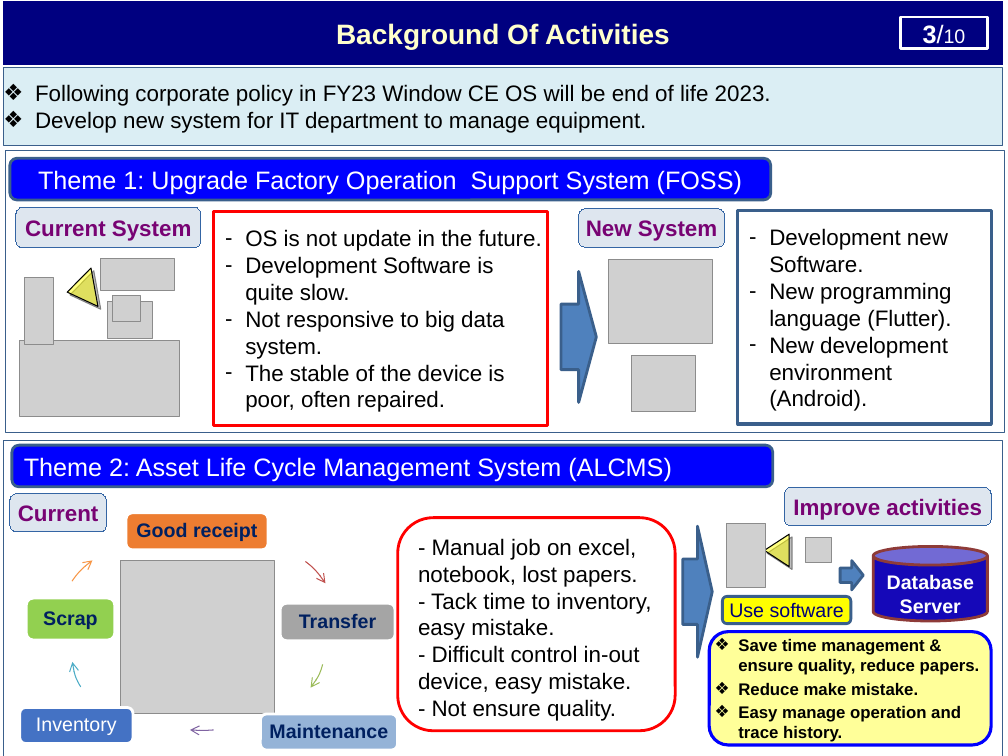
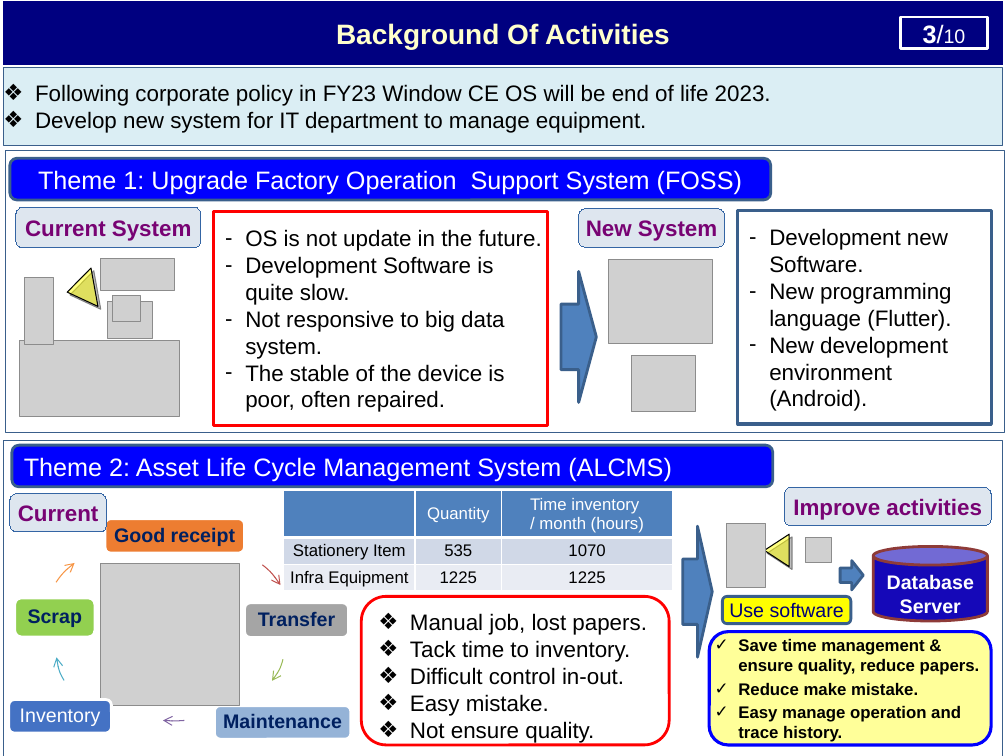
Before and after one commit to thietbicongnghevietnam/ReportPSNV, a slide deck: slide 4 of Report_test.pptx (slide 6 before the commit). Drawn at 1008x756 pixels with LibreOffice and Linux fonts; fonts in the diff are those of the drawing; grey boxes stand for pictures. Boxes give left, top, right and bottom in pixels: in the first picture for what was removed or moved away, otherwise in the second. Text is boxed around its words. In the diff, an @@ line names an element or a change of style, - is before the commit and + after.

```diff
--- a/Report_test.pptx
+++ b/Report_test.pptx
@@ table added at bbox=[284, 491, 673, 592], 3 rows, 3 columns @@
+ | Quantity | Time inventory / / month (hours)
+Stationery Item | 535 | 1070
+Infra Equipment | 1225 | 1225
@@ rounded rectangle "Good receipt": place and size @@
-rounded rectangle "Good receipt" at bbox=[126, 513, 268, 550]
+rounded rectangle "Good receipt" at bbox=[105, 519, 244, 553]
@@ freeform shape: place and size @@
-freeform shape at bbox=[53, 548, 204, 736]
+freeform shape at bbox=[39, 552, 175, 727]
@@ picture: place and size @@
-picture at bbox=[121, 560, 274, 714]
+picture at bbox=[101, 563, 240, 706]
@@ freeform shape: place and size @@
-freeform shape at bbox=[196, 549, 343, 745]
+freeform shape at bbox=[163, 553, 296, 736]
@@ rounded rectangle "Scrap": place and size @@
-rounded rectangle "Scrap" at bbox=[26, 598, 115, 640]
+rounded rectangle "Scrap" at bbox=[15, 598, 96, 637]
@@ freeform shape: place and size @@
-freeform shape at bbox=[73, 592, 234, 723]
+freeform shape at bbox=[56, 592, 203, 714]
@@ freeform shape: place and size @@
-freeform shape at bbox=[166, 569, 335, 725]
+freeform shape at bbox=[141, 571, 295, 715]
@@ rounded rectangle "Manual job, lost papers.": place and size @@
-rounded rectangle "Manual job, lost papers." at bbox=[398, 518, 675, 731]
+rounded rectangle "Manual job, lost papers." at bbox=[361, 597, 668, 745]
@@ freeform shape: place and size @@
-freeform shape at bbox=[105, 606, 298, 730]
+freeform shape at bbox=[86, 606, 261, 721]
@@ rounded rectangle "Transfer": place and size @@
-rounded rectangle "Transfer" at bbox=[280, 603, 395, 640]
+rounded rectangle "Transfer" at bbox=[245, 603, 349, 638]
@@ text in rounded rectangle at bbox=[410, 613, 647, 743]: text changed @@
-- Manual job on excel, notebook, lost papers.
-- Tack time to inventory, easy mistake.
-- Difficult control in-out device, easy mistake.
-- Not ensure quality.
+❖ Manual job, lost papers.
+❖ Tack time to inventory.
+❖ Difficult control in-out.
+❖ Easy mistake.
+❖ Not ensure quality.
@@ rounded rectangle "Save time management & ensure ..." at bbox=[710, 632, 992, 745]: bullet ❖ to ✓ @@
@@ rounded rectangle "Inventory": place and size @@
-rounded rectangle "Inventory" at bbox=[20, 708, 133, 744]
+rounded rectangle "Inventory" at bbox=[9, 700, 112, 733]
@@ rounded rectangle "Maintenance": place and size @@
-rounded rectangle "Maintenance" at bbox=[260, 714, 397, 750]
+rounded rectangle "Maintenance" at bbox=[215, 706, 351, 739]
```
Also in this commit, not shown: 3 other slides changed, 2 slides removed, 2 other files.
